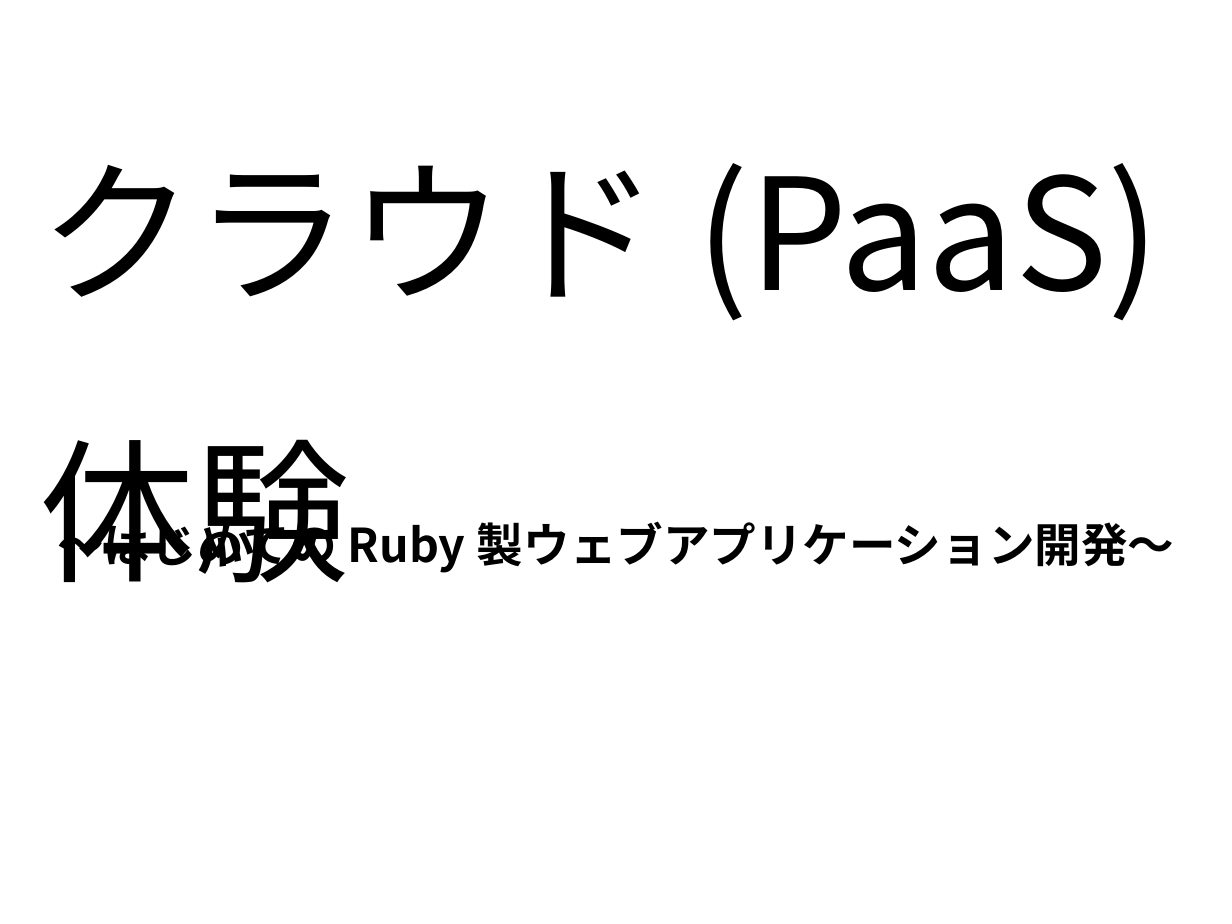
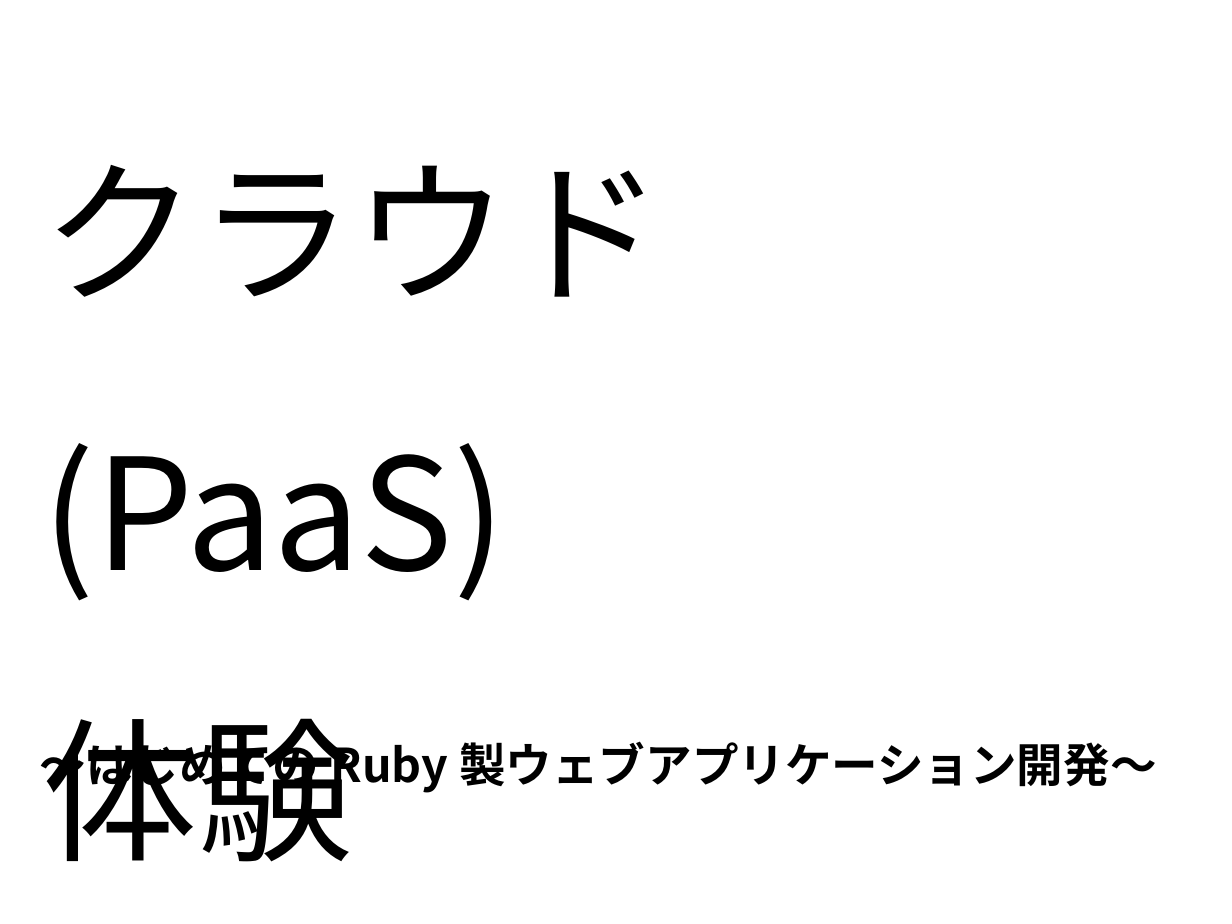
Before and after one commit to takaokouji/sitw16-hello, a slide deck: slide 1 of doc/startup_ruby_paas.odp. Drawn at 1232x924 pixels with LibreOffice and Linux fonts; fonts in the diff are those of the drawing. Boxes give left, top, right and bottom in pixels: in the first picture for what was removed or moved away, otherwise in the second. Text is boxed around its words. In the diff, an @@ line names an element or a change of style, - is before the commit and + after.

```diff
--- a/doc/startup_ruby_paas.odp
+++ b/doc/startup_ruby_paas.odp
@@ text at <box>43,165,664,601</box>: text changed @@
-クラウド(PaaS)
+クラウド
+(PaaS)
@@ text "〜はじめてのRuby製ウェブアプリケーション開発〜": place and size @@
-text "〜はじめてのRuby製ウェブアプリケーション開発〜" at <box>57,514,1174,573</box>
+text "〜はじめてのRuby製ウェブアプリケーション開発〜" at <box>40,734,1156,793</box>
```
Also in this commit, not shown: 4 other slides changed.
